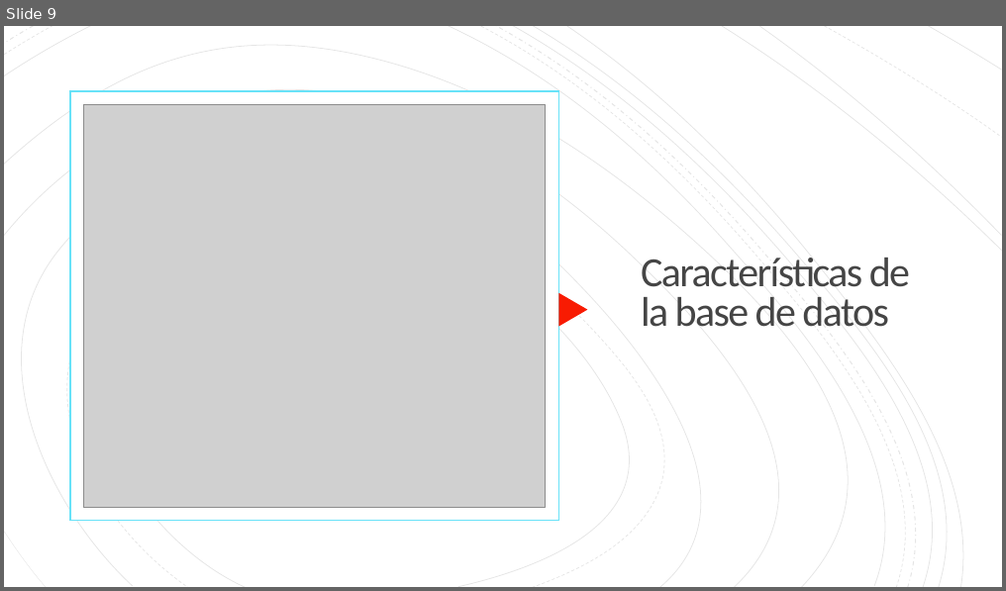
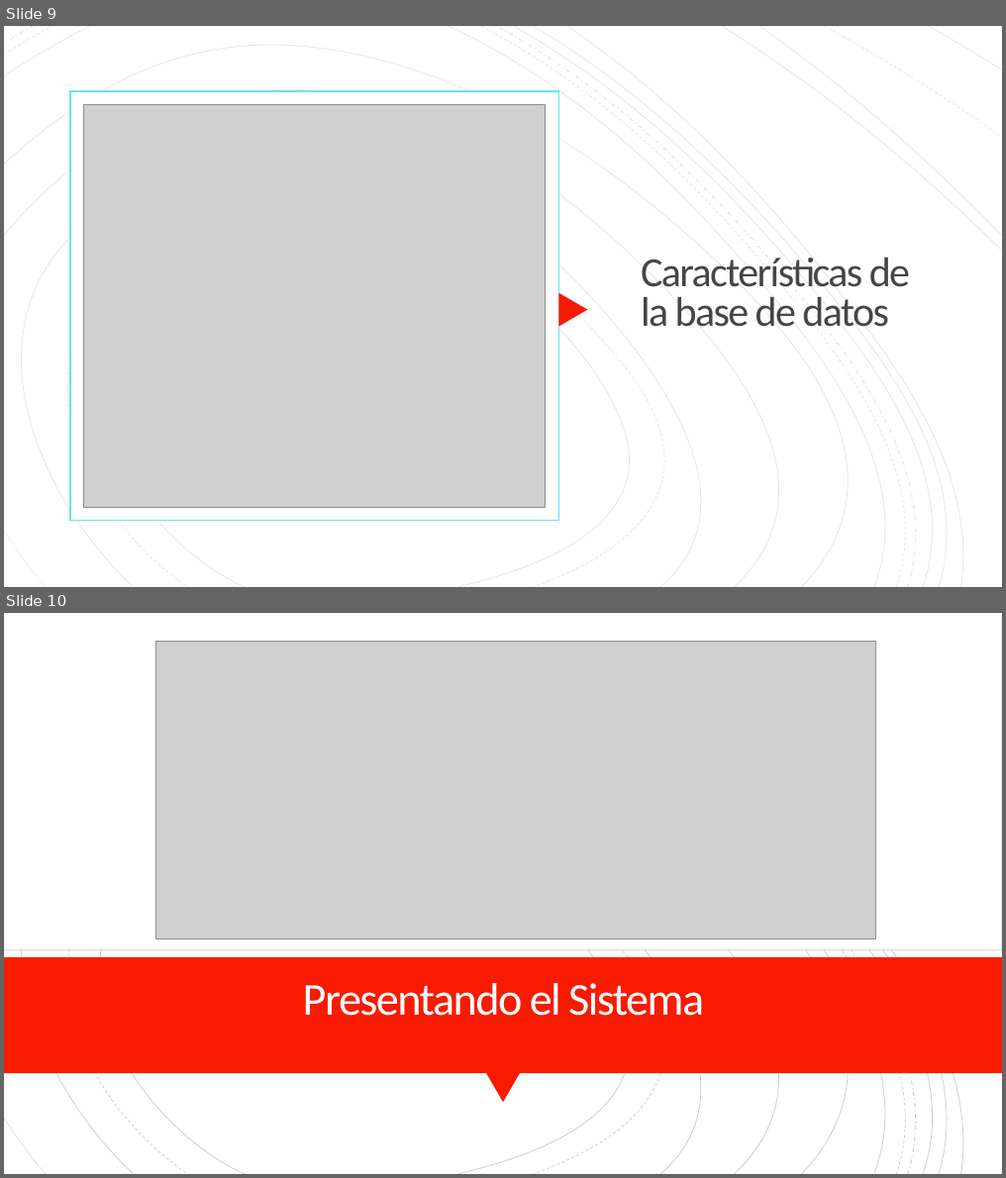
Before and after one commit to elpolloconmayo/Taller1, a slide deck: Presentación/Presentacion flp.pptx. Shown one above the other, each under a label of ours: slide 9 before the commit, slides 9 and 10 after it. The pictures are 1006x591 and 1006x1178 pixels, drawn with LibreOffice and Linux fonts; fonts in the diff are those of the drawing; grey boxes stand for pictures. Boxes give left, top, right and bottom in pixels: in the first picture for what was removed or moved away, otherwise in the second. Text is boxed around its words. In the diff, an @@ line names an element or a change of style, - is before the commit and + after.

```diff
--- a/Presentación/Presentacion flp.pptx
+++ b/Presentación/Presentacion flp.pptx
@@ slide 10 added at [4,613,1002,1174], background #FFFFFF; not listed: 14 template elements that a slide beside it also shows @@
@@ rectangle added at [4,613,1002,1174], fill #FFFFFF @@
@@ rectangle added at [4,613,1002,950], fill #FFFFFF, outline #000000 0.75 pt @@
@@ picture added at [156,641,876,940] @@
@@ group added at [4,613,1002,1174]: 19 freeform shapes @@
@@ group added at [4,613,1002,1174]: 19 freeform shapes @@
@@ rectangle added at [4,958,1002,1073], fill #F81B02 @@
@@ title added at [303,983,704,1016], 44 pt, text #FFFEFF @@
+Presentando el Sistema
@@ triangle added at [486,1073,520,1102], fill #F81B02 @@
```
Also in this commit, not shown: 1 slide changed.
